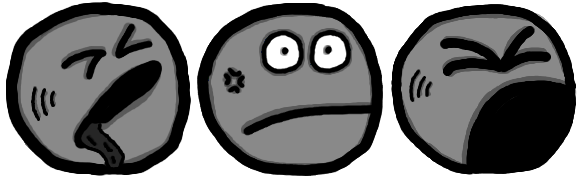
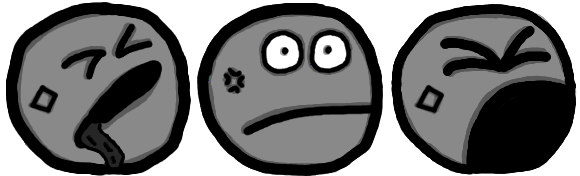
Before/after of a 580 x 176 layered artwork. What changed in the layer stack:
painted on "Shadows" over box(28, 71, 445, 118)
painted on "outline" over box(31, 69, 432, 121)
painted on "color" over box(30, 85, 444, 113)
